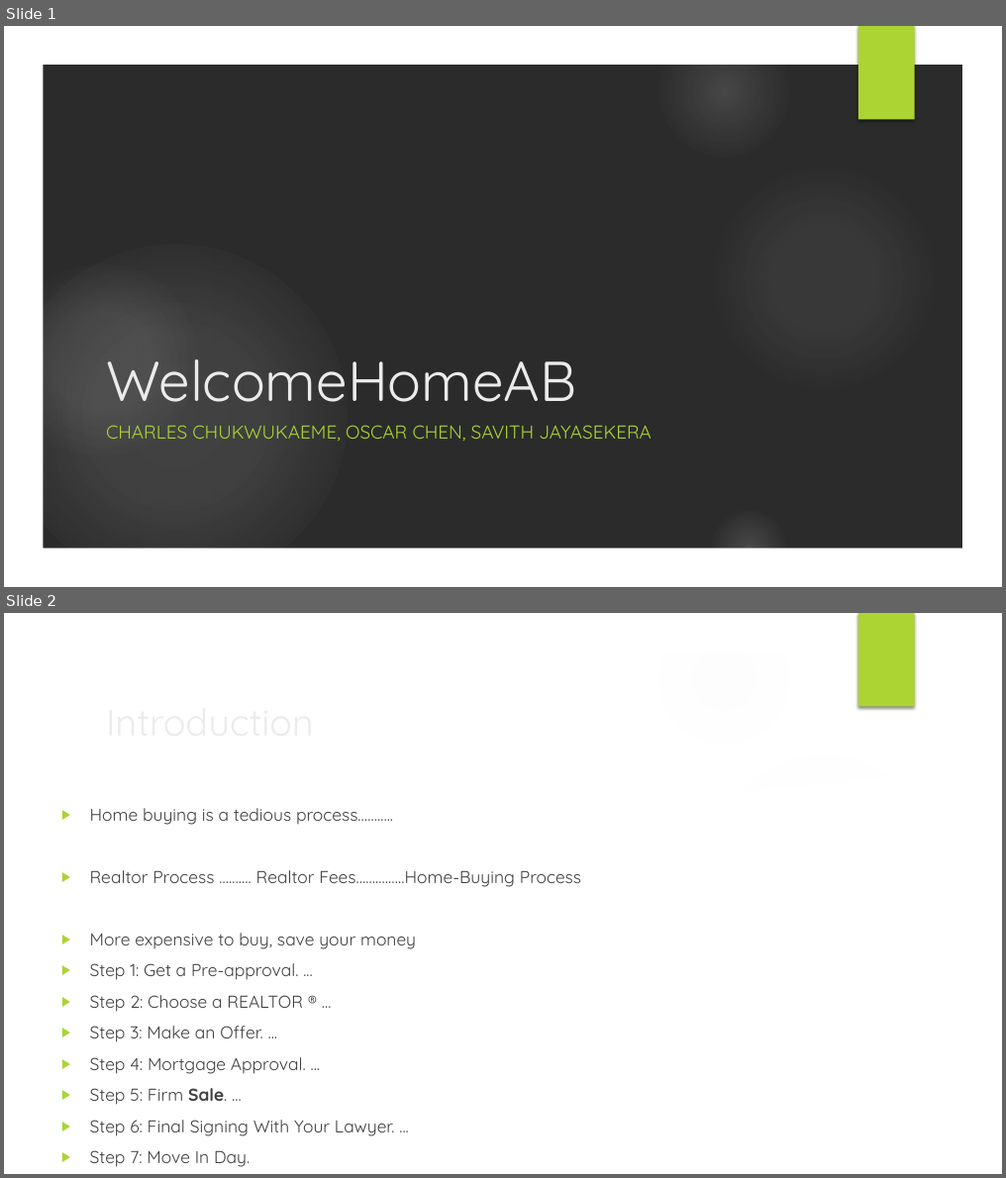
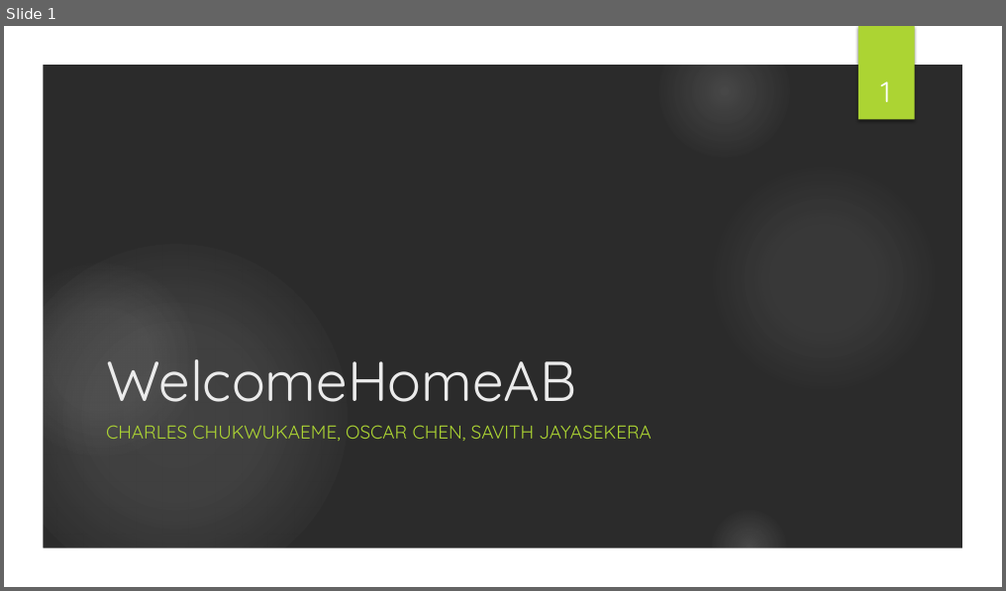
Before and after one commit to savithcj/HouseListingAB, a slide deck: Presentation/WelcomeHomeAB.pptx. Shown one above the other, each under a label of ours: slides 1 and 2 before the commit, slide 1 after it. The pictures are 1006x1178 and 1006x591 pixels, drawn with LibreOffice and Linux fonts; fonts in the diff are those of the drawing; background and template pictures are left out; a plain dark background stands for a picture behind light text. Boxes give left, top, right and bottom in pixels: in the first picture for what was removed or moved away, otherwise in the second. Text is boxed around its words. In the diff, an @@ line names an element or a change of style, - is before the commit and + after.

```diff
--- a/Presentation/WelcomeHomeAB.pptx
+++ b/Presentation/WelcomeHomeAB.pptx
@@ slide 2 removed at <box>4,613,1002,1174</box>, background picture (left out); not listed: 7 template elements that a slide beside it also shows @@
@@ title removed at <box>98,692,816,750</box> @@
-Introduction
@@ freeform shape removed at <box>698,738,971,819</box> @@
@@ freeform shape removed at <box>42,765,964,1137</box> @@
@@ text removed at <box>90,808,581,1137</box> @@
-▶ Home buying is a tedious process………..
-▶ Realtor Process ………. Realtor Fees……………Home-Buying Process
-▶ More expensive to buy, save your money
-▶ Step 1: Get a Pre-approval. ...
-▶ Step 2: Choose a REALTOR ® ...
-▶ Step 3: Make an Offer. ...
-▶ Step 4: Mortgage Approval. ...
-▶ Step 5: Firm Sale. ...
-▶ Step 6: Final Signing With Your Lawyer. ...
-▶ Step 7: Move In Day.
@@ slide 1 changed as well @@
@@ page number added at <box>881,81,891,102</box>, 28 pt, text #FFFFFF @@
+1
```
Also in this commit, not shown: 4 other slides changed, 2 slides added, 2 other slides removed, 1 other file.
